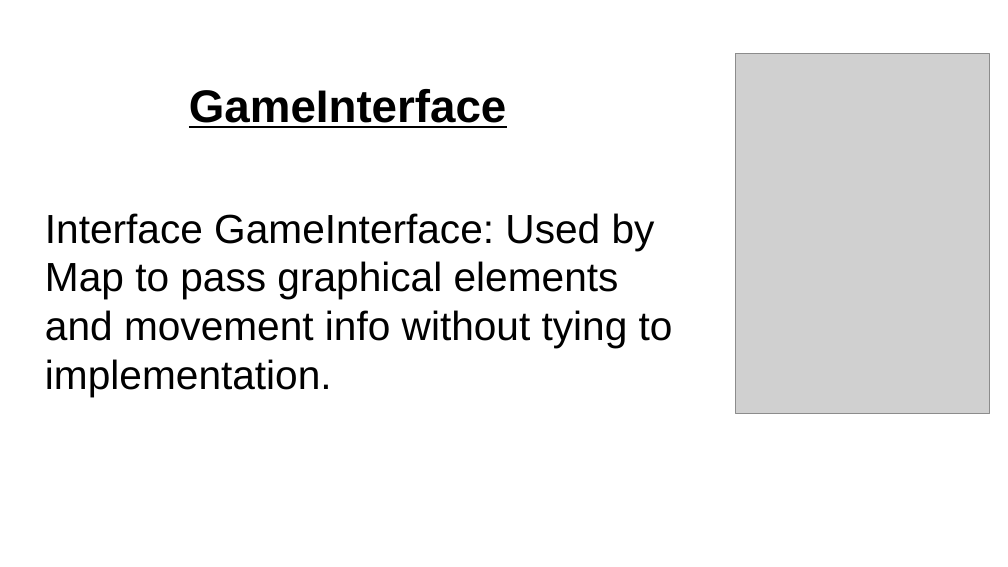
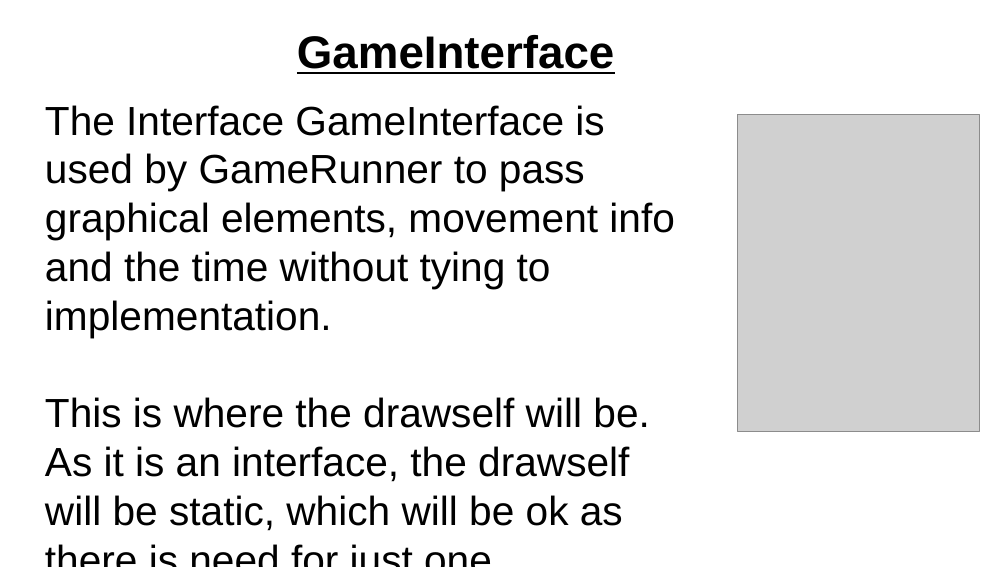
Before and after one commit to tellmon/2D-side-scroller, a slide deck: slide 5 of powerPoint.odp. Drawn at 1008x567 pixels with LibreOffice and Linux fonts; fonts in the diff are those of the drawing; grey boxes stand for pictures. Boxes give left, top, right and bottom in pixels: in the first picture for what was removed or moved away, otherwise in the second. Text is boxed around its words. In the diff, an @@ line names an element or a change of style, - is before the commit and + after.

Commit message:
Nearly don Power Point
Nearly finished the Power Point i will sent it to pears for a pear review and get feed back from them. i also tested it the size and made sure i didnt add to much by seing if i can see averthing clearly while editing it from my back on the seat of the airplane so around 30 cm which scaled up should be fine.  I also added a java file to do some testing for of how it could be implemented.

```diff
--- a/powerPoint.odp
+++ b/powerPoint.odp
@@ text "GameInterface" moved from (x1=189, y1=89, x2=506, y2=128) to (x1=297, y1=35, x2=614, y2=74) @@
@@ text at (x1=45, y1=105, x2=674, y2=531): text changed @@
-Interface GameInterface: Used by Map to pass graphical elements and movement info without tying to implementation.
+The Interface GameInterface is used by GameRunner to pass graphical elements, movement info and the time without tying to implementation.
+This is where the drawself will be. As it is an interface, the drawself will be static, which will be ok as there is need for just one.
@@ picture resized from (x1=736, y1=54, x2=991, y2=414) to (x1=738, y1=114, x2=980, y2=432) @@
```
Also in this commit, not shown: 2 other slides changed, 1 slide added, 1 slide removed, 3 other files.
